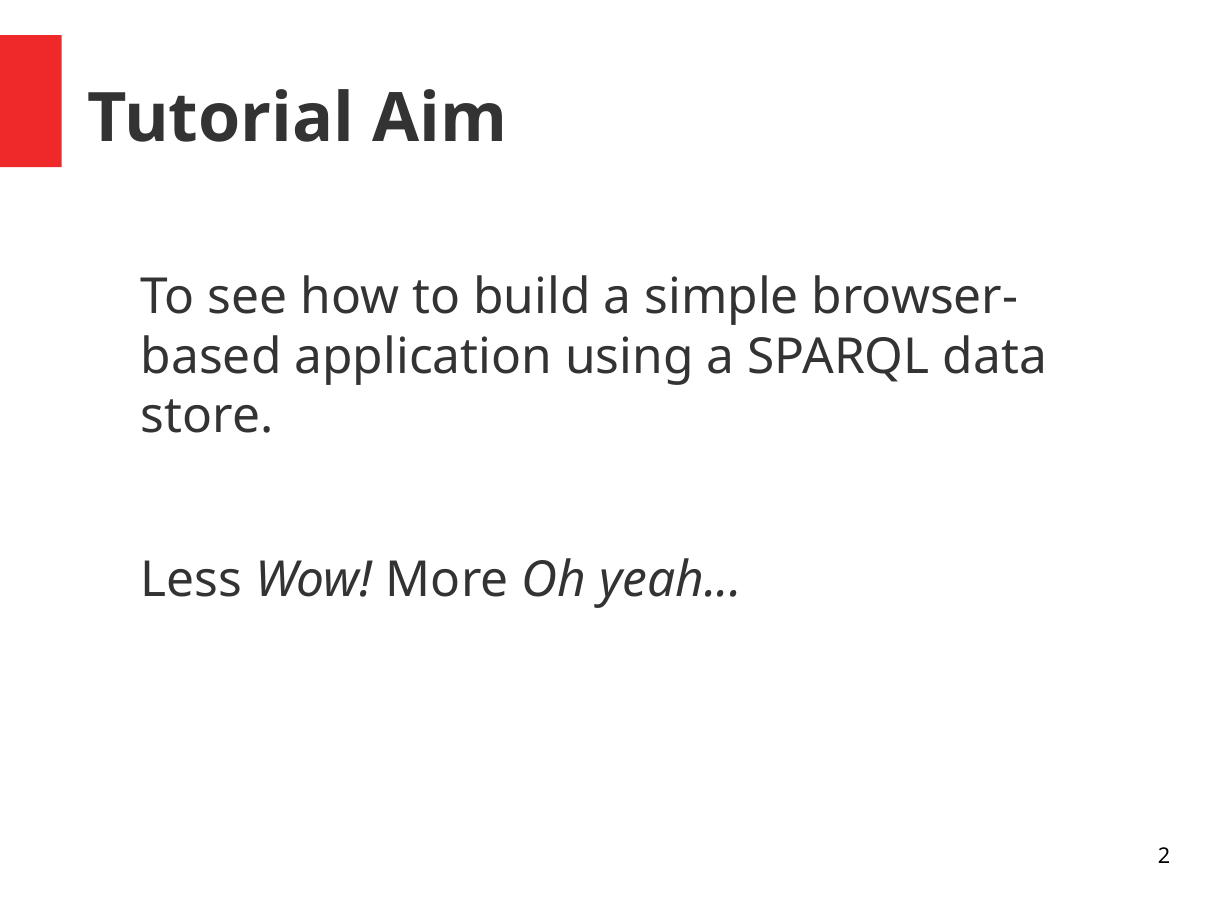
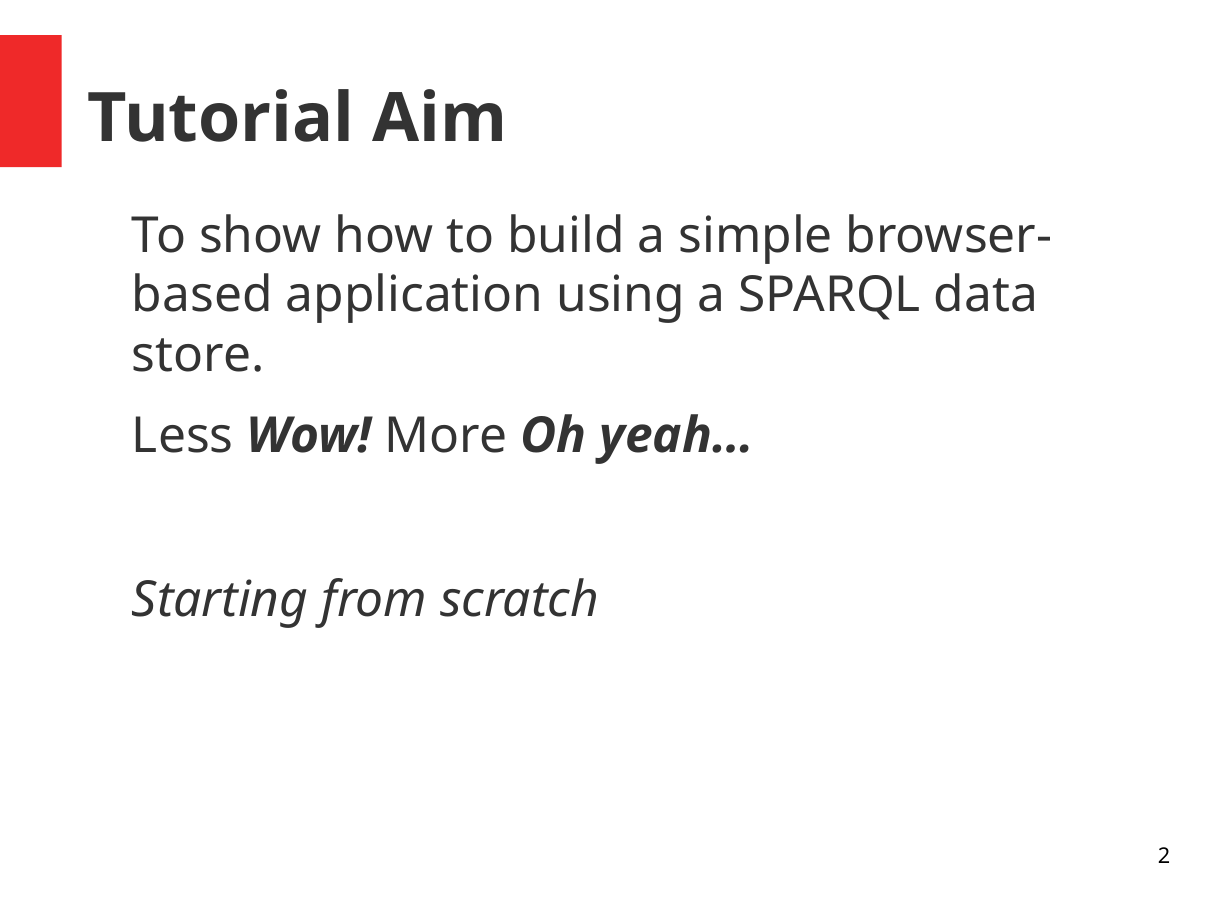
Before and after one commit to danja/danja.github.io, a slide deck: slide 2 of tutorials/browser-sparql-apps/slides.odp. Drawn at 1232x924 pixels with LibreOffice and Linux fonts; fonts in the diff are those of the drawing. Boxes give left, top, right and bottom in pixels: in the first picture for what was removed or moved away, otherwise in the second. Text is boxed around its words. In the diff, an @@ line names an element or a change of style, - is before the commit and + after.

```diff
--- a/tutorials/browser-sparql-apps/slides.odp
+++ b/tutorials/browser-sparql-apps/slides.odp
@@ text at (x1=132, y1=214, x2=1053, y2=628): text changed @@
-To see how to build a simple browser-based application using a SPARQL data store.
-Less Wow! More Oh yeah...
+To show how to build a simple browser-based application using a SPARQL data store.
+Less Wow! More Oh yeah…
+Starting from scratch
```
Also in this commit, not shown: 1 other slide changed, 1 slide added, 1 slide removed, 8 other files.
